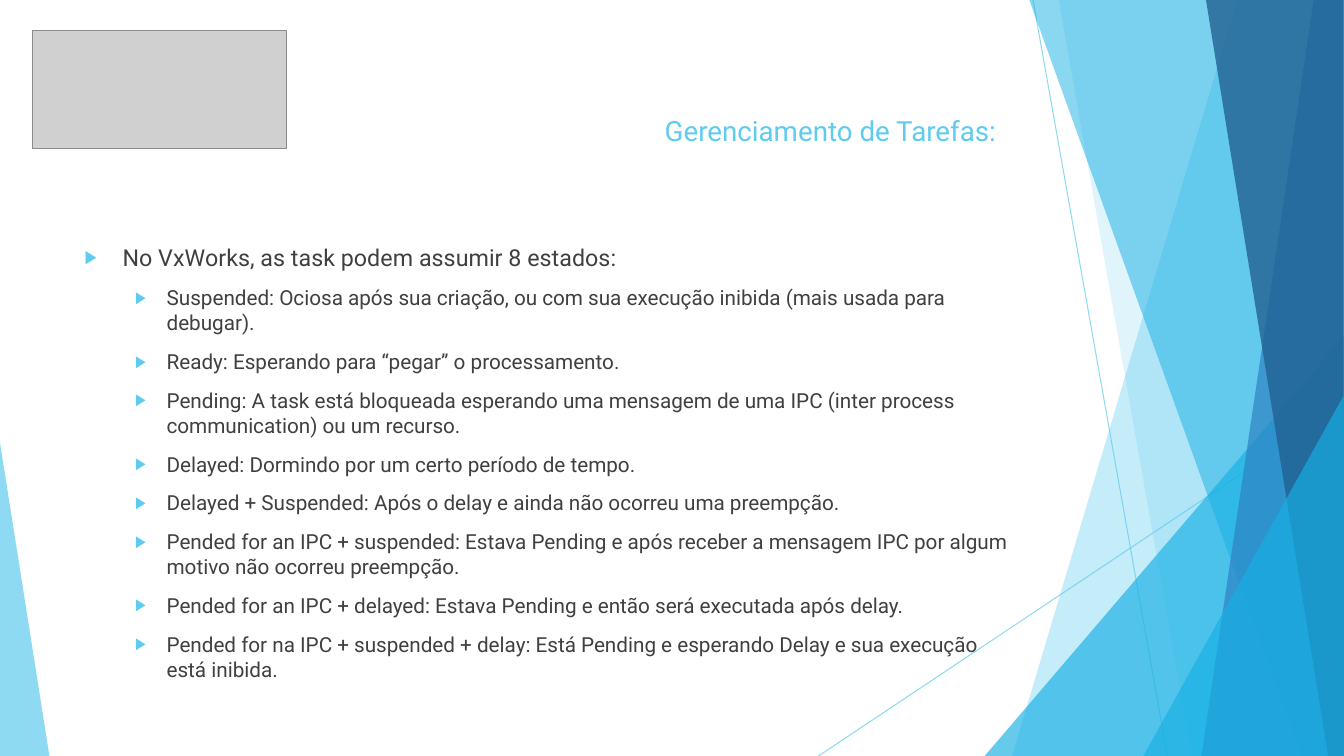
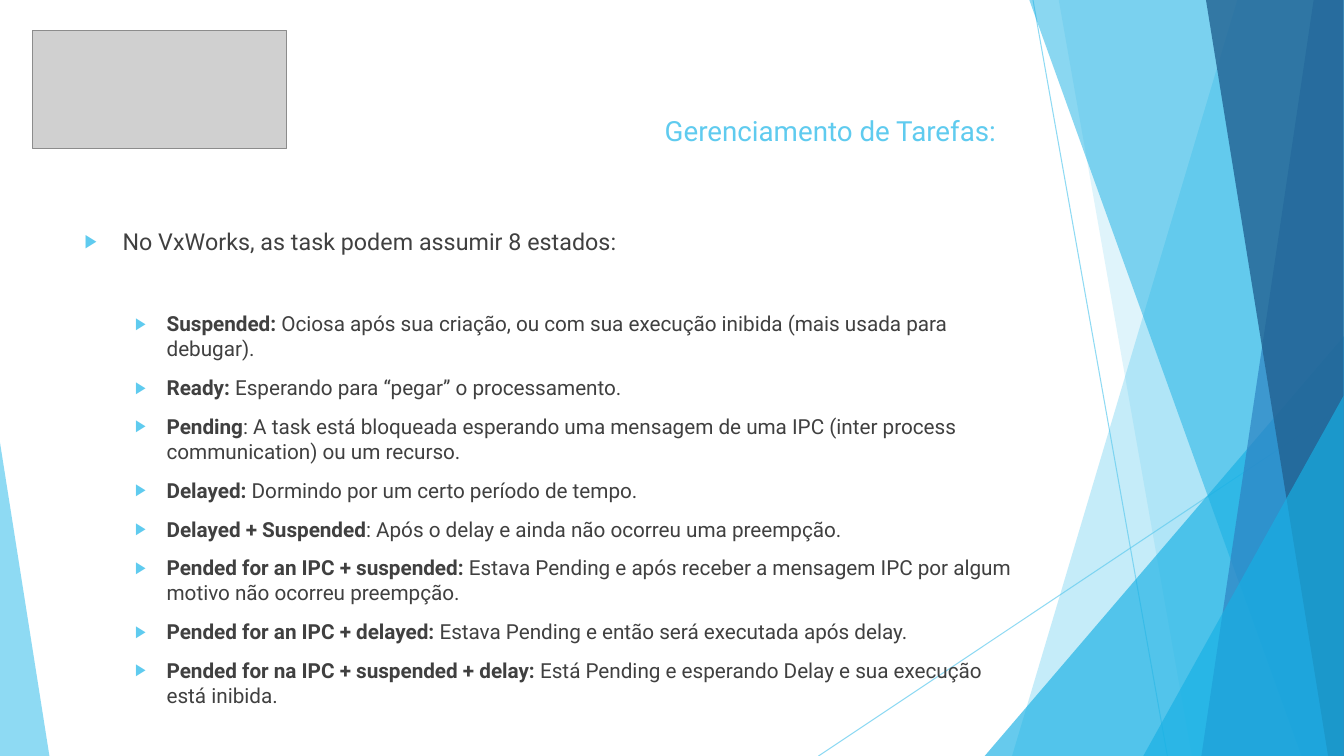
Before and after one commit to gfranzotti/seminarioVxWorks, a slide deck: slide 12 of Seminário VxWorks.pptx. Drawn at 1344x756 pixels with LibreOffice and Linux fonts; fonts in the diff are those of the drawing; grey boxes stand for pictures. Boxes give left, top, right and bottom in pixels: in the first picture for what was removed or moved away, otherwise in the second. Text is boxed around its words. In the diff, an @@ line names an element or a change of style, - is before the commit and + after.

```diff
--- a/Seminário VxWorks.pptx
+++ b/Seminário VxWorks.pptx
@@ text "No VxWorks, as task podem ..." moved from (x1=123, y1=248, x2=1007, y2=677) to (x1=123, y1=232, x2=1010, y2=703) @@
@@ text at (x1=167, y1=314, x2=1010, y2=703): bold on in "Suspended:", "Ready:", "Pending:", "Delayed:" and 4 more places @@
```
Also in this commit, not shown: 4 other slides changed, 3 slides added, 1 slide removed, 25 other files.
